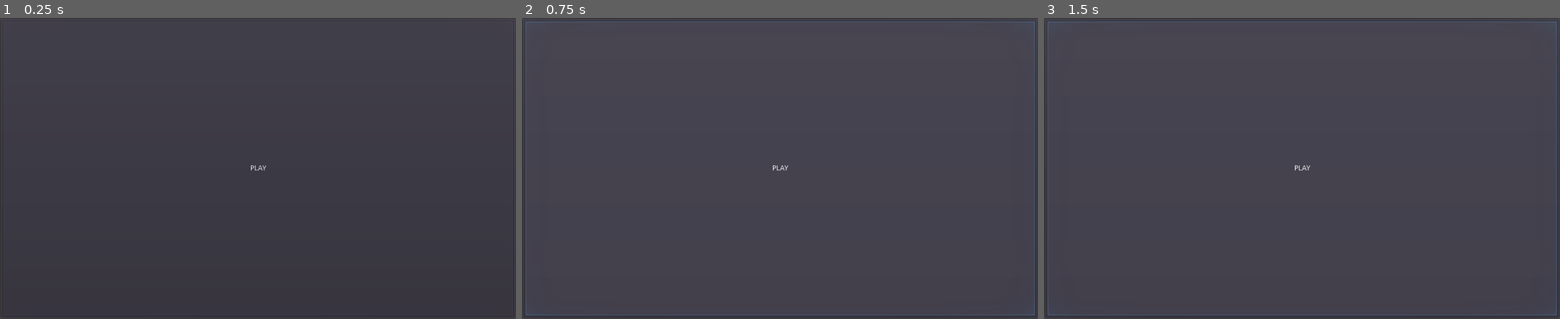
Above: before the commit, frames 1-3 (left to right).
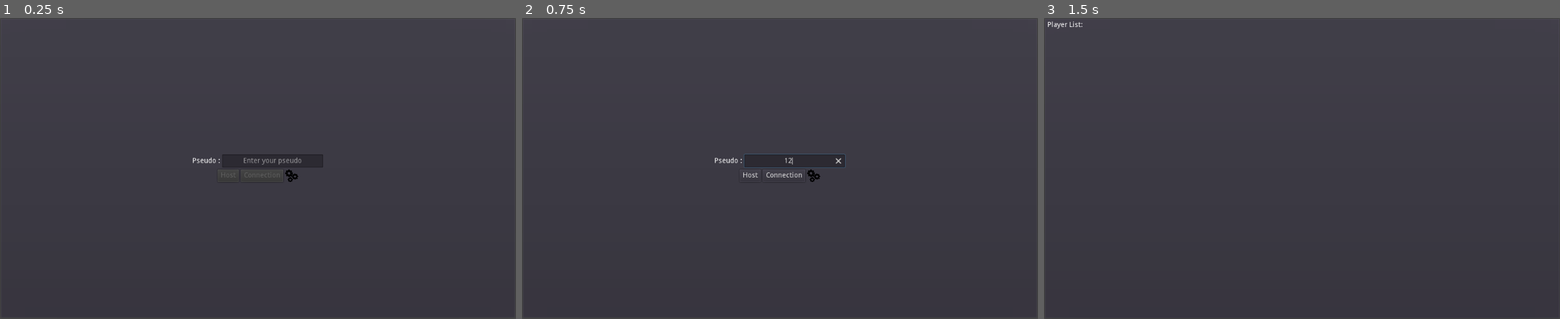
Above: after the commit, the same moments.

Repository: Skengrek/Crewmates
Game: Godot game, scene res://Scenes/Main/Connection.tscn
Same seed, same stepped clock (60 frames per second), same inputs: the game is played once before the commit and once after it.
Inputs (mouse positions are in pixels of both pictures, inside the frame that each line leads up to):
- Up to frame 1 (0.25 s): no input
- Up to frame 2 (0.75 s): click (795, 162) at 0.52 s; type "12" at 0.6 s
- Up to frame 3 (1.5 s): click (1271, 174) at 1.25 s, where only the run after the commit has a clickable "Host"

The runs differ from the first frame. In frame 1, 0.3% of the frame differs, in the area x 37-63%, y 45-55%; in frame 2, 2.1%, in the area x 0-100%, y 1-99%; in frame 3, 1.1%.

Commit message:
WIP server communication
Working on server and client communication work in progress

Diff:
--- a/Scenes/Main/Connection.gd
+++ b/Scenes/Main/Connection.gd
@@ -27,4 +27,19 @@
 # Start connection to server ###################################################
 func _on_ConnecButton_pressed():
 	var pseudo = $ConnectionPannel/Layout/PseudoCont/PseudoEdit.text
-	pass # Connect to server
+	Network.connectToServer($OptionPanel/VBoxContainer/IP/LineEdit.text)
+	enableLobby()
+
+func _on_HostButton_pressed():
+	Network.hostServer()
+	enableLobby()
+
+func enableLobby():
+	$ConnectionPannel.visible = false
+	$ServerContainer.visible = true
+	var _pseudo = $ConnectionPannel/Layout/PseudoCont/PseudoEdit.text
+	# Clean the pseudo to ease the process of message
+	_pseudo = _pseudo.replace('|', '_')
+	_pseudo = _pseudo.replace(':', '_')
+	GameData.pseudo = _pseudo
+	GameData.addPlayer(_pseudo, false)
--- a/Scenes/Main/Connection.tscn
+++ b/Scenes/Main/Connection.tscn
@@ -118,6 +118,7 @@
 margin_right = 575.0
 margin_bottom = 24.0
 rect_min_size = Vector2( 200, 0 )
+text = "127.0.0.1"
 
 [node name="CloseOption" type="Button" parent="OptionPanel"]
 margin_left = 886.0
@@ -126,30 +127,39 @@
 margin_bottom = 38.0
 
 [node name="ServerContainer" type="PanelContainer" parent="."]
+visible = false
 anchor_right = 1.0
 anchor_bottom = 1.0
 margin_right = 1.0
 
-[node name="PlayerList" type="VBoxContainer" parent="ServerContainer"]
-margin_left = 10.0
-margin_top = 40.0
-margin_right = 210.0
-margin_bottom = 540.0
+[node name="HBoxContainer" type="HBoxContainer" parent="ServerContainer"]
+margin_left = 7.0
+margin_top = 7.0
+margin_right = 1018.0
+margin_bottom = 593.0
 
-[node name="Label" type="Label" parent="ServerContainer"]
-margin_left = 7.0
-margin_top = 25.0
-margin_right = 1018.0
-margin_bottom = 39.0
-text = "Player List :"
+[node name="LeftPanel" type="VBoxContainer" parent="ServerContainer/HBoxContainer"]
+margin_right = 200.0
+margin_bottom = 586.0
+rect_min_size = Vector2( 200, 580 )
 
-[node name="PlayButton" type="Button" parent="ServerContainer"]
-margin_left = 405.0
-margin_top = 500.0
-margin_right = 605.0
-margin_bottom = 550.0
-text = "PLAY"
+[node name="Label" type="Label" parent="ServerContainer/HBoxContainer/LeftPanel"]
+margin_right = 200.0
+margin_bottom = 14.0
+text = "Player List:"
 
+[node name="PlayerList" type="VBoxContainer" parent="ServerContainer/HBoxContainer/LeftPanel"]
+margin_top = 18.0
+margin_right = 200.0
+margin_bottom = 18.0
+
+[node name="RightPanel" type="HBoxContainer" parent="ServerContainer/HBoxContainer"]
+margin_left = 204.0
+margin_right = 1004.0
+margin_bottom = 586.0
+rect_min_size = Vector2( 800, 586 )
+
+[connection signal="pressed" from="ConnectionPannel/Layout/CenterContainer/HostButton" to="." method="_on_HostButton_pressed"]
 [connection signal="pressed" from="ConnectionPannel/Layout/CenterContainer/ConnecButton" to="." method="_on_ConnecButton_pressed"]
 [connection signal="pressed" from="ConnectionPannel/Layout/CenterContainer/ToolButton" to="." method="_on_ToolButton_pressed"]
 [connection signal="pressed" from="OptionPanel/CloseOption" to="." method="_on_CloseOption_pressed"]
--- a/Scripts/GameData.gd
+++ b/Scripts/GameData.gd
@@ -13,5 +13,5 @@
 func newReadyState(playerName, newState):
 	playerDict[playerName]['state'] = newState
 
-func processServerMessage(msg):
+func updateLobbyState(dictData):
 	pass
--- a/Scripts/Network.gd
+++ b/Scripts/Network.gd
@@ -5,31 +5,42 @@
 var maxPlayer = 20
 var isServer = false
 var server = null
+var time = 0.0
+
+# Process ######################################################################
+func _process(delta):
+	if isServer:
+		time += delta
+		if time >= 0.5:
+			rpc_id(0, 'processMessage', generateUpdateLobbyString())
 
 # Connect to another server ####################################################
 func connectToServer(newIp):
+	print('Start creation of the Client')
 	network.create_client(newIp, port)
 	get_tree().set_network_peer(network)
 
 	network.connect("connection_succeeded", self, "onConnSucceeded")
 	network.connect("connection_failed", self, "onConnfailed")
+	print('Client is connected')
 
 func onConnSucceeded():
 	print('Connected to server')
-	sendMessageToServer('Connect|'+GameData.pseudo)
+	sendMessageToServer('Connect|'+str(GameData.pseudo))
 
 func onConnFailed():
 	print('Failed Connection to server')
 
 # Host Server ##################################################################
 func hostServer():
+	print('Start creation of the server')
 	isServer = true
-	server = Server.new()
 	network.create_server(port, maxPlayer)
 	get_tree().set_network_peer(network)
 
 	network.connect("peer_connected", self, "onPeerConnected")
 	network.connect("peer_disconnected", self, "onPeerDisconnected")
+	print('Server Created')
 
 func onPeerConnected(playerId):
 	print(playerId, ' is connected')
@@ -44,7 +55,28 @@
 	if isServer:
 		server.receivedMessage(null, msg)
 	else:
-		network.rpc_id(1, 'processMessage', msg)
+		rpc_id(1, 'processMessage', msg)
 
-func processMessage(id, msg):
-	print(id, ' ', msg)
+remote func processMessage(msg):
+	var split = msg.rsplit('|')
+	var dataDict = {}
+	print(split)
+	var command = split[0]
+	if command == 'Connect':
+		GameData.addPlayer(split[-1], false)
+	if command == 'UpdateLobby':
+		split.remove(0)
+		for data in split:
+			var splitedData = data.rsplit(':')
+			if not splitedData[0] in GameData.playerDict:
+				GameData.addPlayer(splitedData[0], splitedData[1])
+			else:
+				GameData.newReadyState(splitedData[0], splitedData[1])
+
+func generateUpdateLobbyString():
+	var strRen = 'UpdateLobby'
+	for key in GameData.playerDict:
+		var value = GameData.playerDict[key]['state']
+		strRen += '|' + str(key) + ':' + str(value)
+	print(strRen)
+	return strRen
--- a/Scripts/Server.gd
+++ b/Scripts/Server.gd
@@ -3,17 +3,24 @@
 
 class_name Server
 
-
+var state = 'Lobby'
 var playerDict = {}
-
+var timePassed = 0.0
 
 func _ready():
 	pass # Replace with function body.
 
+func _process(delta):
+	timePassed += delta
+	print(timePassed)
+	if timePassed>=0.25:
+		timePassed = 0
+		if state == 'Lobby':
+			rpc_id(0, 'processMessage', 'Test')
 
 # Players ######################################################################
 func addPlayer(playerId):
-	playerDict[playerId] = {}
+	playerDict[playerId] = {'state': false}
 
 
 func removePlayer(playerId):
--- a/project.godot
+++ b/project.godot
@@ -27,6 +27,7 @@
 [autoload]
 
 GameData="*res://Scripts/GameData.gd"
+Network="*res://Scripts/Network.gd"
 
 [physics]
 
Not shown, added: export_presets.cfg
